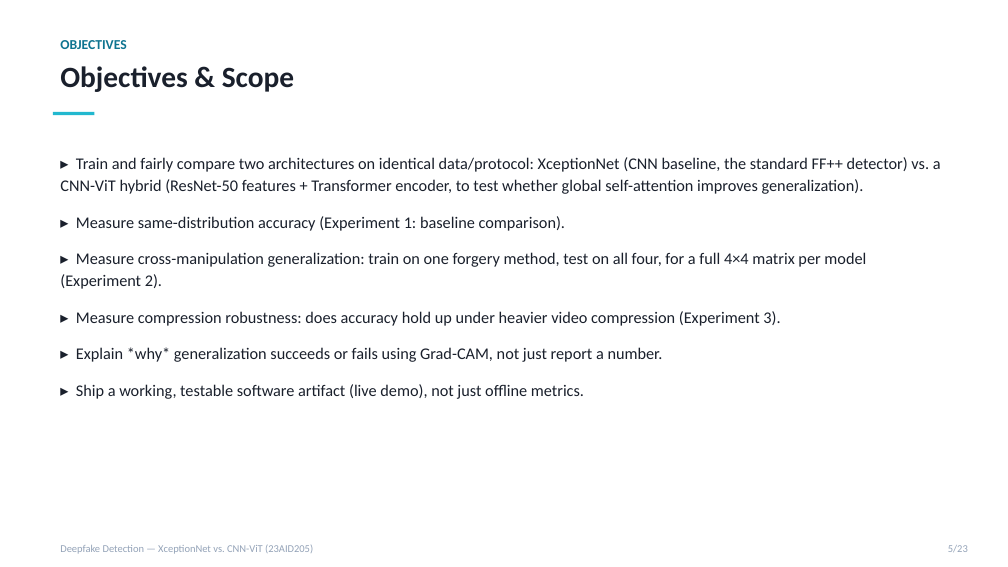
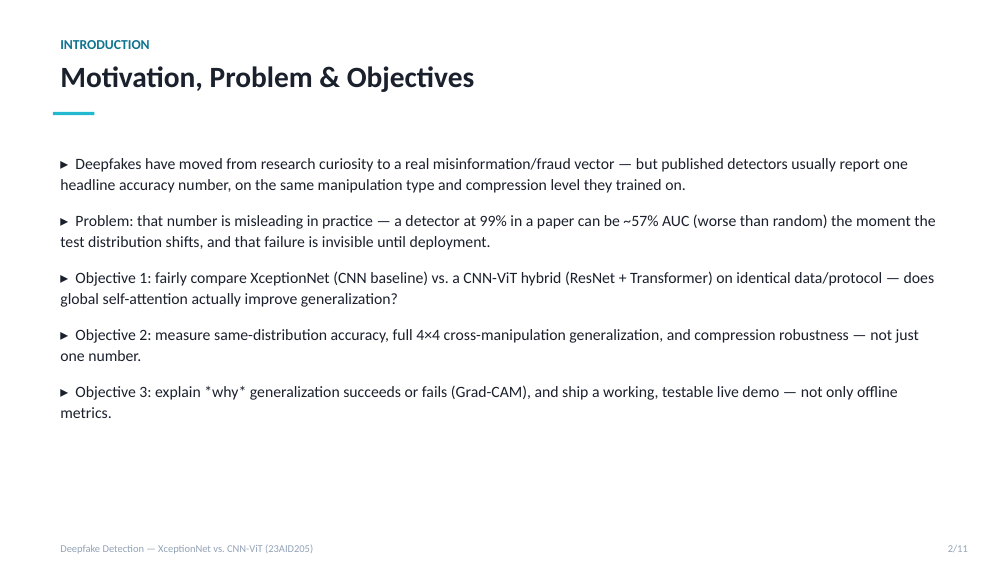
Before and after one commit to DUNE-ODYSSEY/deepfake-detection, a slide deck: slide 2 of docs/mid_review_update.pptx (slide 5 before the commit). Drawn at 1008x567 pixels with LibreOffice and Linux fonts; fonts in the diff are those of the drawing. Boxes give left, top, right and bottom in pixels: in the first picture for what was removed or moved away, otherwise in the second. Text is boxed around its words. In the diff, an @@ line names an element or a change of style, - is before the commit and + after.

```diff
--- a/docs/mid_review_update.pptx
+++ b/docs/mid_review_update.pptx
@@ text at <box>60,40,149,49</box>: text changed @@
-OBJECTIVES
+INTRODUCTION
@@ text at <box>60,66,474,92</box>: text changed @@
-Objectives & Scope
+Motivation, Problem & Objectives
@@ text at <box>60,158,935,418</box>: text changed; size 15.5 to 15 pt @@
-▸ Train and fairly compare two architectures on identical data/protocol: XceptionNet (CNN baseline, the standard FF++ detector) vs. a CNN-ViT hybrid (ResNet-50 features + Transformer encoder, to test whether global self-attention improves generalization).
-▸ Measure same-distribution accuracy (Experiment 1: baseline comparison).
-▸ Measure cross-manipulation generalization: train on one forgery method, test on all four, for a full 4×4 matrix per model (Experiment 2).
-▸ Measure compression robustness: does accuracy hold up under heavier video compression (Experiment 3).
-▸ Explain *why* generalization succeeds or fails using Grad-CAM, not just report a number.
-▸ Ship a working, testable software artifact (live demo), not just offline metrics.
+▸ Deepfakes have moved from research curiosity to a real misinformation/fraud vector — but published detectors usually report one headline accuracy number, on the same manipulation type and compression level they trained on.
+▸ Problem: that number is misleading in practice — a detector at 99% in a paper can be ~57% AUC (worse than random) the moment the test distribution shifts, and that failure is invisible until deployment.
+▸ Objective 1: fairly compare XceptionNet (CNN baseline) vs. a CNN-ViT hybrid (ResNet + Transformer) on identical data/protocol — does global self-attention actually improve generalization?
+▸ Objective 2: measure same-distribution accuracy, full 4×4 cross-manipulation generalization, and compression robustness — not just one number.
+▸ Objective 3: explain *why* generalization succeeds or fails (Grad-CAM), and ship a working, testable live demo — not only offline metrics.
@@ text at <box>948,545,968,552</box>: text changed @@
-5/23
+2/11
```
Also in this commit, not shown: 8 other slides changed, 1 slide added, 13 slides removed, 1 other file.
